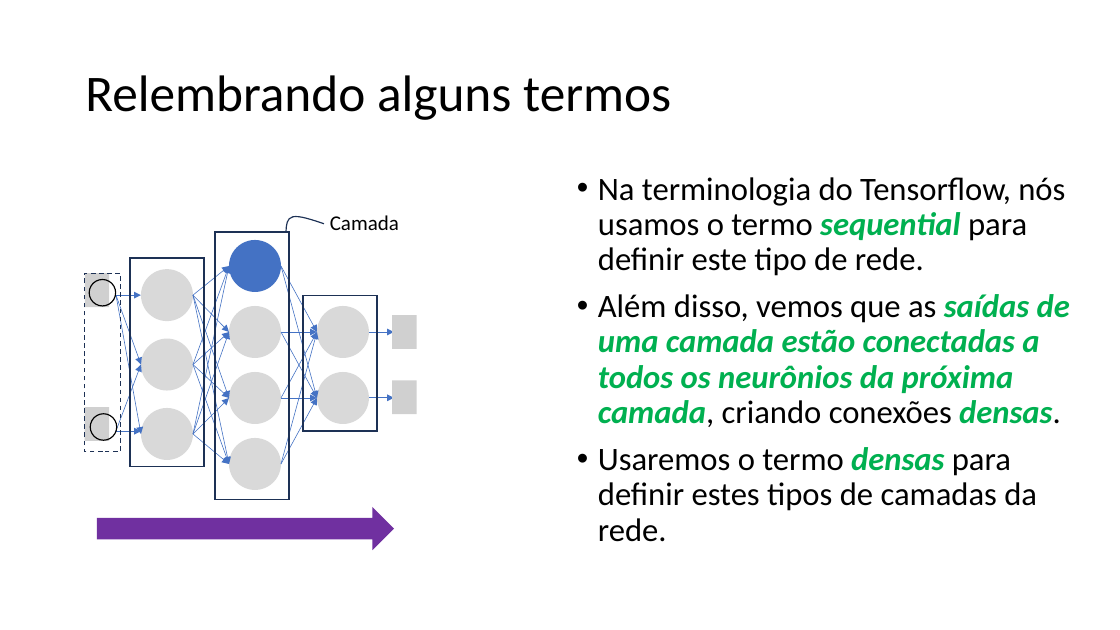
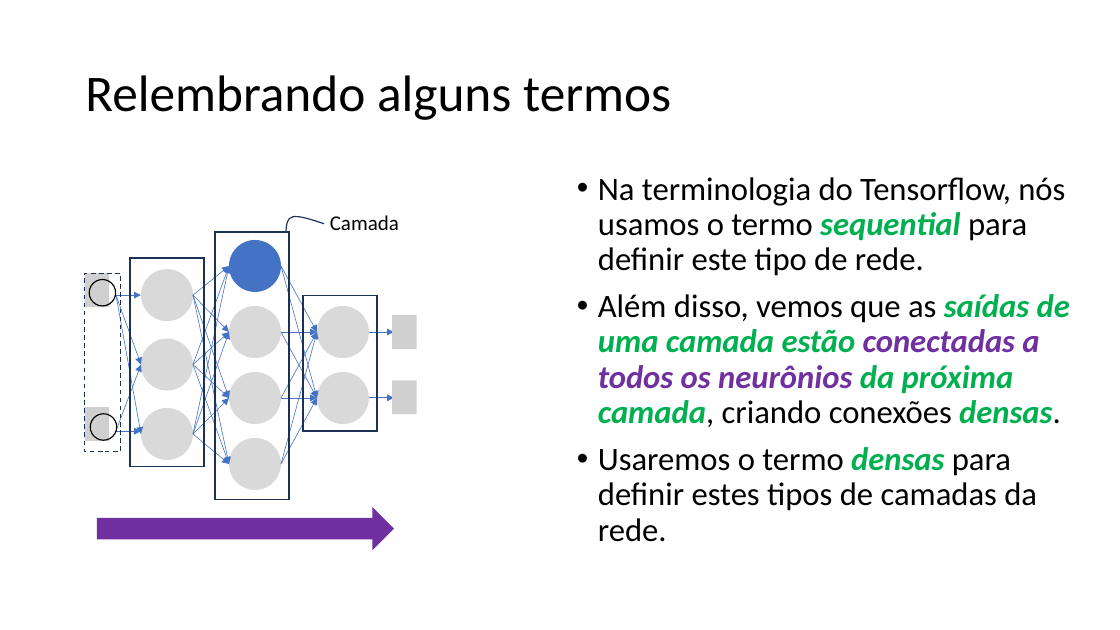
Before and after one commit to zz4fap/tp557-iot-ml, a slide deck: slide 11 of slides/TP557_7_Regressão_com_DNNs_parte_I.pptx. Drawn at 1120x630 pixels with LibreOffice and Linux fonts; fonts in the diff are those of the drawing; grey boxes stand for pictures. Boxes give left, top, right and bottom in pixels: in the first picture for what was removed or moved away, otherwise in the second. Text is boxed around its words. In the diff, an @@ line names an element or a change of style, - is before the commit and + after.

```diff
--- a/slides/TP557_7_Regressão_com_DNNs_parte_I.pptx
+++ b/slides/TP557_7_Regressão_com_DNNs_parte_I.pptx
@@ text at bbox=[598, 294, 1070, 427]: text colour #00B050 to #7030A0 in "conectadas a todos os neurônios" @@
```
Also in this commit, not shown: 7 other slides changed, 2 other files.
